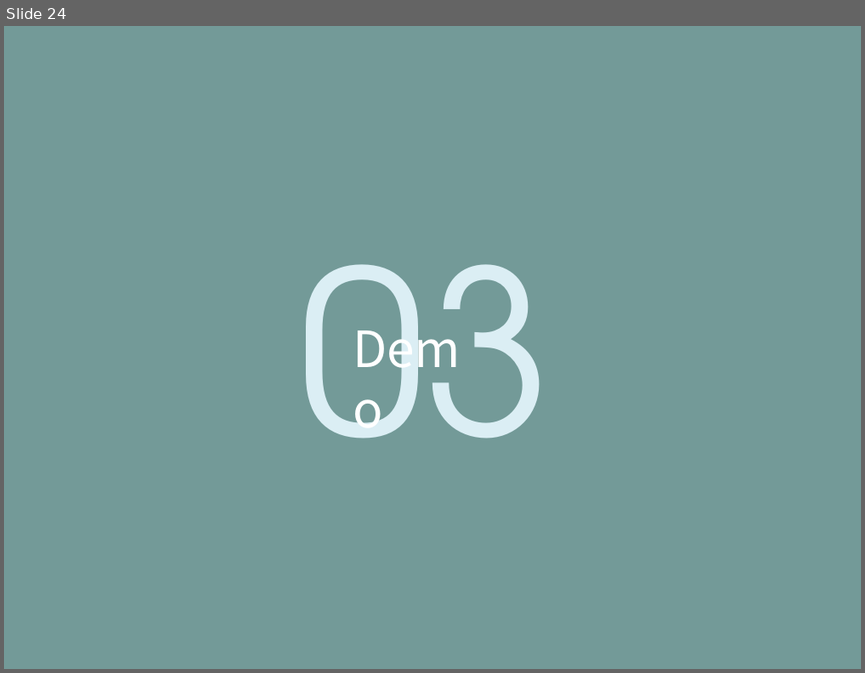
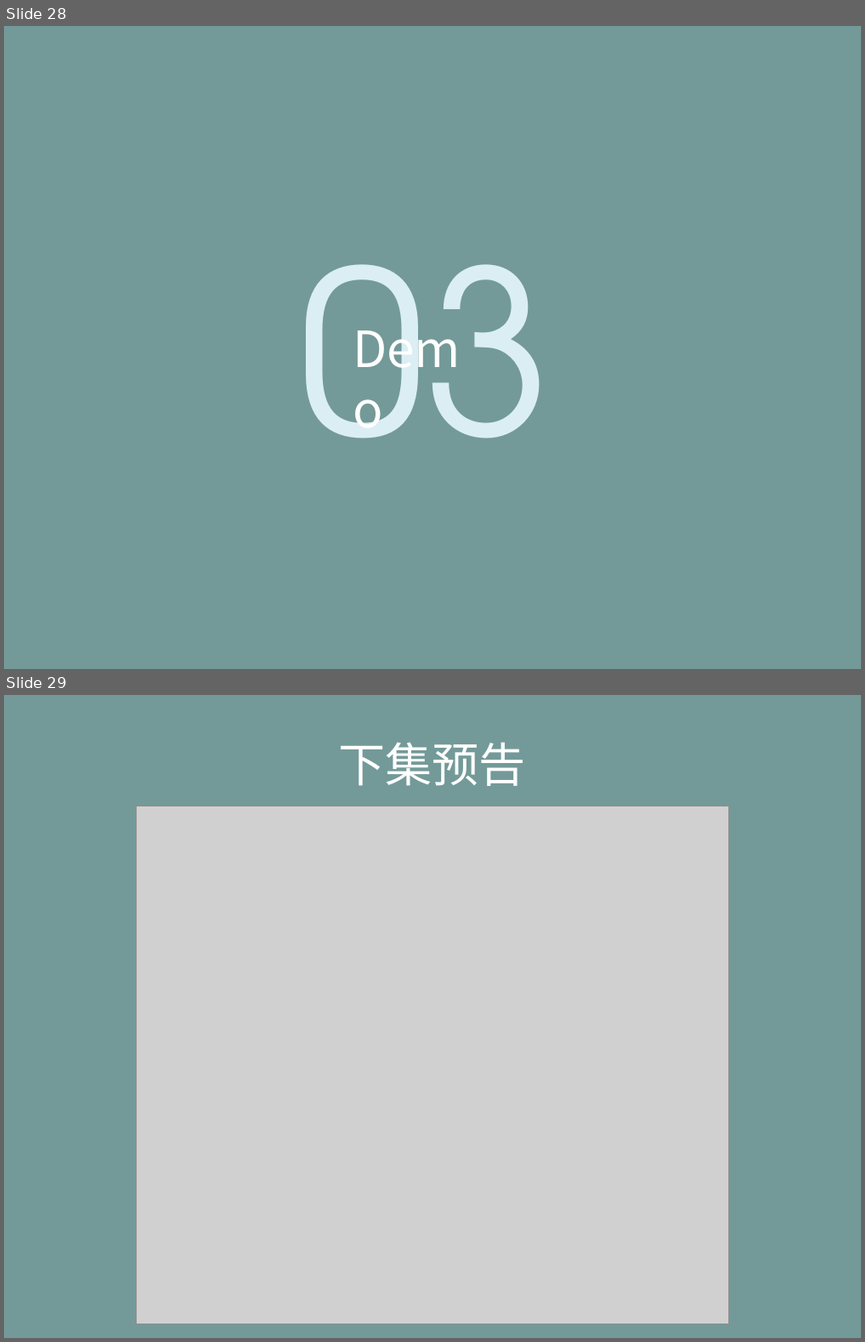
Before and after one commit to life0727/blog, a slide deck: ppt/typescript.pptx. Shown one above the other, each under a label of ours: slide 24 before the commit, slides 28 and 29 after it. The pictures are 865x673 and 865x1342 pixels, drawn with LibreOffice and Linux fonts; fonts in the diff are those of the drawing; grey boxes stand for pictures. Boxes give left, top, right and bottom in pixels: in the first picture for what was removed or moved away, otherwise in the second. Text is boxed around its words. In the diff, an @@ line names an element or a change of style, - is before the commit and + after.

```diff
--- a/ppt/typescript.pptx
+++ b/ppt/typescript.pptx
@@ slide 29 added at [4,695,861,1338], background #739A98 @@
@@ text added at [339,742,526,786], 62 pt, text #FFFFFF @@
+下集预告
@@ picture added at [137,806,728,1323] @@
@@ what was slide 24 is now slide 28 @@
```
Also in this commit, not shown: 10 other slides added, 6 slides removed, 1 other file.
